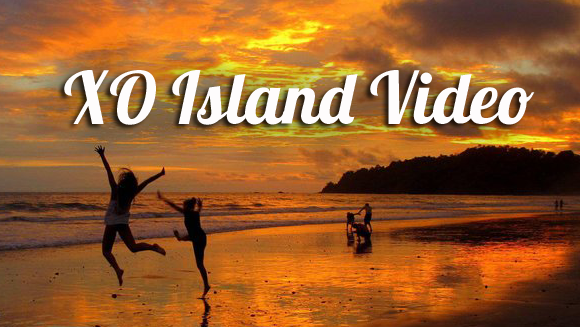
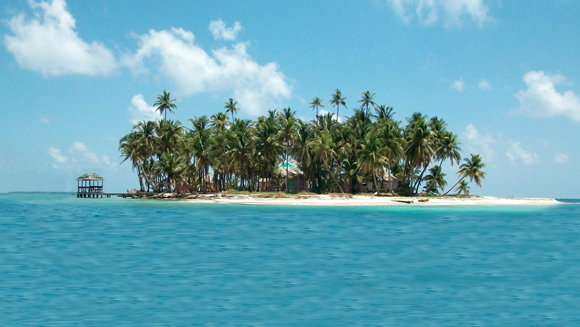
Before/after of a 580 × 327 layered artwork. What changed in the layer stack:
removed layer "XO Island Video" over [64, 70, 535, 125]
painted on "Layer 1" over [0, 0, 580, 327]
painted on "Background" over [0, 0, 580, 327]
